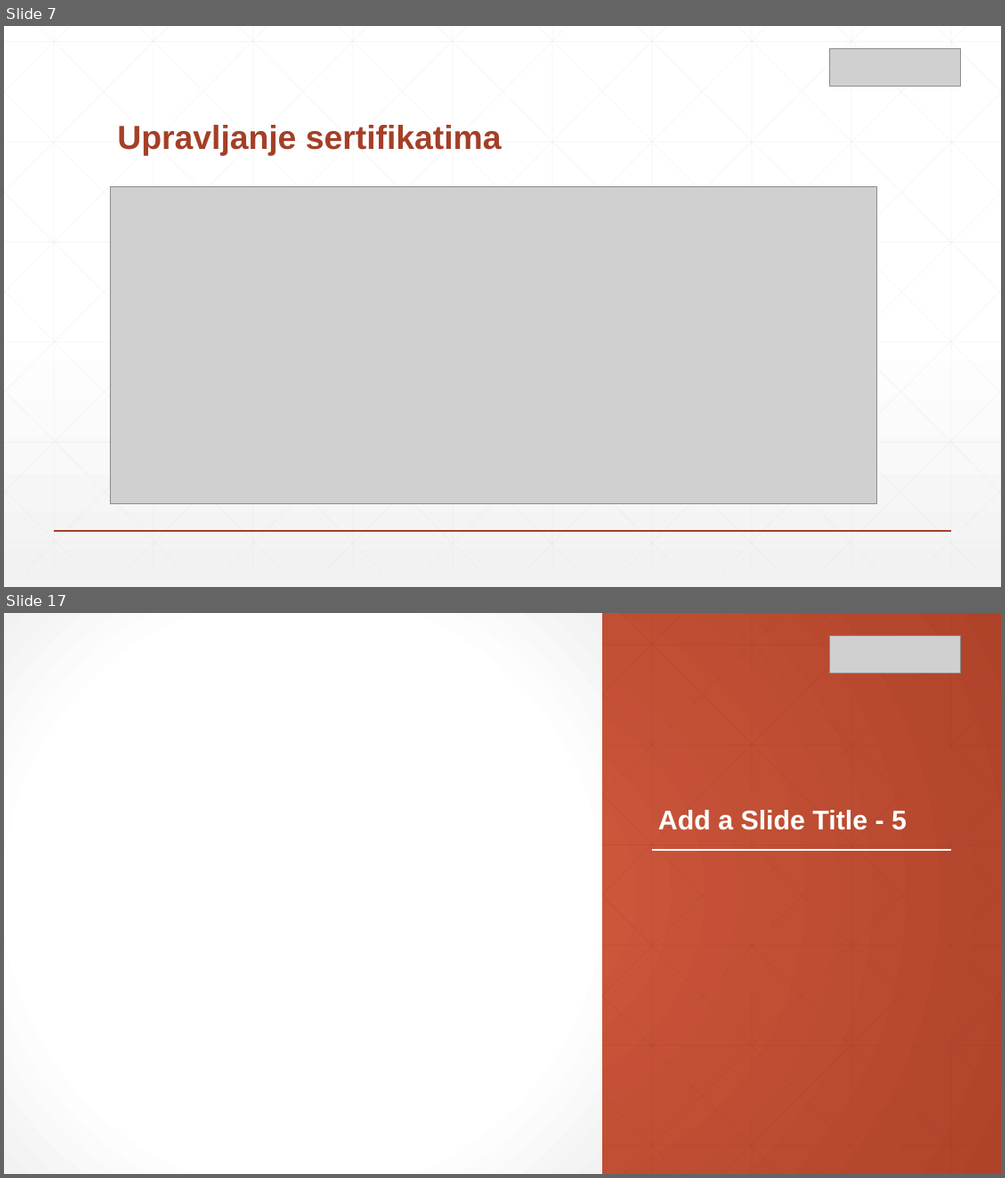
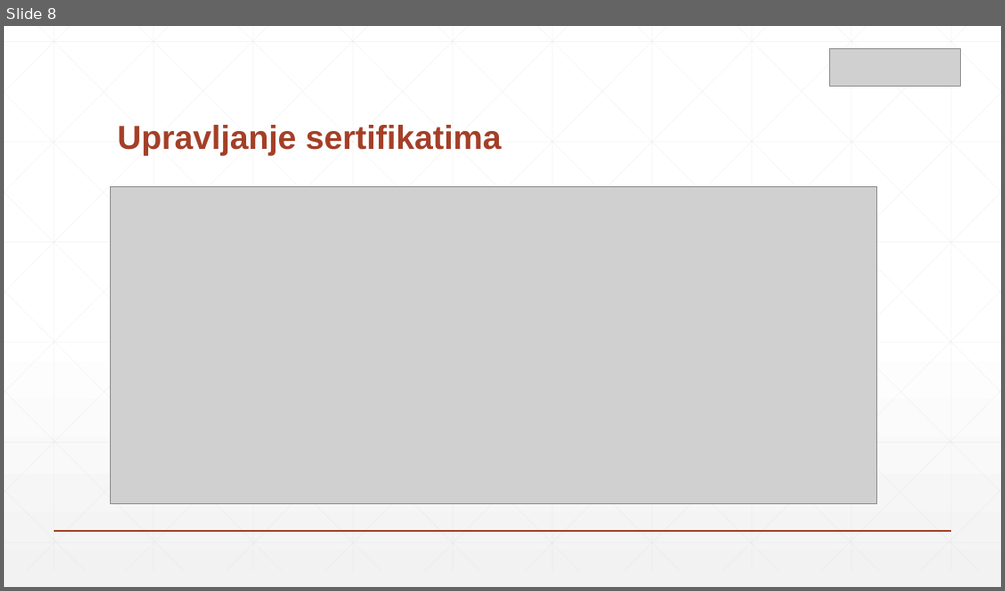
Before and after one commit to zsrdjan/presentations, a slide deck: azure-meetup-key-vault/presentation.pptx. Shown one above the other, each under a label of ours: slides 7 and 17 before the commit, slide 8 after it; the slides between them are not shown. The pictures are 1005x1178 and 1005x591 pixels, drawn with LibreOffice and Linux fonts; fonts in the diff are those of the drawing; grey boxes stand for pictures. Boxes give left, top, right and bottom in pixels: in the first picture for what was removed or moved away, otherwise in the second. Text is boxed around its words. In the diff, an @@ line names an element or a change of style, - is before the commit and + after.

```diff
--- a/azure-meetup-key-vault/presentation.pptx
+++ b/azure-meetup-key-vault/presentation.pptx
@@ slide 17 removed at (x1=4, y1=613, x2=1001, y2=1174), background gradient #D15A3E to #AF432A @@
@@ rectangle removed at (x1=4, y1=613, x2=602, y2=1174) @@
@@ picture removed at (x1=830, y1=635, x2=961, y2=673) @@
@@ title removed at (x1=658, y1=810, x2=906, y2=830) @@
-Add a Slide Title - 5
@@ line removed from (652, 850) to (952, 850) @@
@@ group removed at (x1=4, y1=613, x2=1001, y2=1174): 46 lines @@
@@ what was slide 7 is now slide 8 @@
```
Also in this commit, not shown: 3 slides changed, 8 slides added, 8 other slides removed.
